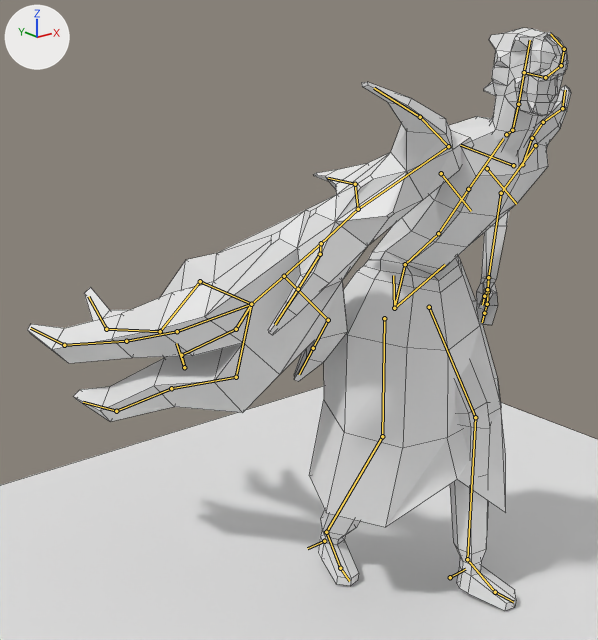
The Blender file salemstalker/Assets/3D/charatermodel/hollow.blend, before and after one commit.
Camera for both pictures: a 50 mm camera at (-1.74, -1.64, 1.63) aimed at (-0.23, 0.25, 0.88). The lights are fixed; the arrows at upper left show +X, +Y and +Z. Both versions are drawn at frame 52 of the action 'run-loop'; the numbers are the values there. The bones that bend it are drawn over the model as lines. Mesh edges are drawn as thin lines.
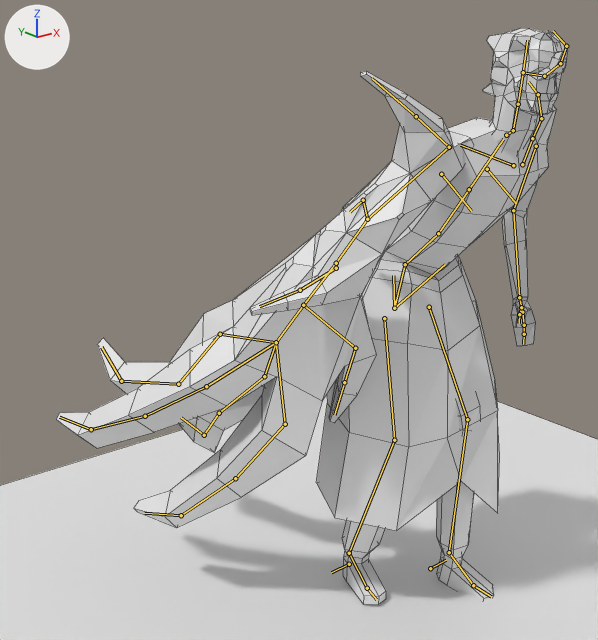
What differs and where, as boxes (x1, y1, x2, y2) in the pictures (598 x 640 px):
'Cube.002', posed (34% taller): before (27, 82, 549, 422); after (57, 71, 548, 528)
'Cube', posed (8% narrower): before (309, 86, 571, 611); after (316, 105, 556, 605)
'Cube.003', posed: before (484, 28, 568, 153); after (483, 28, 568, 154)
bone 'spine.005', root to tip: before (512, 130) to (518, 104); after (513, 130) to (518, 104)
bone 'spine.010', root to tip: before (561, 65) to (564, 49); after (560, 63) to (566, 46)
bone 'upper_arm.L', root to tip: before (535, 145) to (501, 193); after (536, 146) to (513, 210)
bone 'shoulder.L.001', root to tip: before (532, 138) to (543, 122); after (532, 138) to (541, 118)
bone 'shoulder.L.002', root to tip: before (543, 122) to (562, 108); after (541, 118) to (538, 94)
bone 'shoulder.L.003', root to tip: before (562, 108) to (565, 90); after (538, 94) to (528, 82)
bone 'upper_arm.R', root to tip: before (448, 146) to (358, 209); after (449, 147) to (367, 219)
bone 'forearm.R.001', root to tip: before (284, 276) to (251, 304); after (303, 305) to (276, 342)
bone 'forearm.R.002', root to tip: before (251, 304) to (236, 377); after (276, 342) to (285, 424)
bone 'forearm.R.004', root to tip: before (236, 377) to (171, 388); after (285, 424) to (235, 478)
bone 'forearm.R.005', root to tip: before (171, 388) to (116, 411); after (235, 478) to (181, 515)
bone 'forearm.R.007', root to tip: before (200, 281) to (160, 331); after (220, 334) to (178, 384)
bone 'forearm.R.010', root to tip: before (251, 304) to (177, 331); after (276, 342) to (206, 386)
bone 'forearm.R.011', root to tip: before (177, 331) to (126, 341); after (206, 386) to (145, 416)
bone 'forearm.R.012', root to tip: before (126, 341) to (64, 345); after (145, 416) to (91, 429)
bone 'forearm.R.015', root to tip: before (236, 329) to (181, 355); after (264, 376) to (219, 413)
bone 'forearm.R.016', root to tip: before (181, 355) to (184, 367); after (219, 413) to (204, 435)
bone 'forearm.R.020', root to tip: before (320, 254) to (298, 289); after (336, 268) to (300, 290)
bone 'forearm.R.021', root to tip: before (298, 289) to (275, 324); after (300, 290) to (259, 306)
bone 'upper_arm.R.003', root to tip: before (358, 209) to (355, 184); after (367, 219) to (363, 200)
bone 'upper_arm.R.004', root to tip: before (355, 184) to (328, 178); after (363, 200) to (350, 212)
bone 'upper_arm.R.001', root to tip: before (448, 146) to (420, 117); after (449, 147) to (416, 116)
bone 'upper_arm.R.002', root to tip: before (420, 117) to (374, 88); after (416, 116) to (372, 78)
bone 'thigh.L', root to tip: before (429, 307) to (475, 417); after (429, 307) to (467, 419)
bone 'thigh.R', root to tip: before (384, 318) to (382, 436); after (384, 318) to (394, 440)

What the commit changed:
Bone 'spine.005' (bone_spine_005) turns from (-29, 0, 0) to (-31, 0, 0) degrees about its own x, y and z.
Bone 'spine.010' (bone_spine_010) turns from (-10, 6, 14) to (-1, -1, 2) degrees about its own x, y and z.
Bone 'upper_arm.L' (bone_upper_arm_l) turns from (-11, 8, -4) to (3, 1, -4) degrees about its own x, y and z.
Bone 'shoulder.L.001' (bone_shoulder_l_001) turns from (0, 0, 0) to (-25, -13, 8) degrees about its own x, y and z.
Bone 'shoulder.L.002' (bone_shoulder_l_002) turns from (0, 0, 0) to (22, -6, 73) degrees about its own x, y and z.
Bone 'shoulder.L.003' (bone_shoulder_l_003) turns from (0, 0, 0) to (-42, -35, -1) degrees about its own x, y and z.
Bone 'upper_arm.R' (bone_upper_arm_r) turns from (3, -20, -22) to (11, -10, -23) degrees about its own x, y and z.
Bone 'forearm.R.001' (bone_forearm_r_001) turns from (0, 0, 0) to (-1, -4, 1) degrees about its own x, y and z.
Bone 'forearm.R.002' (bone_forearm_r_002) turns from (-14, -2, -3) to (-2, 0, -2) degrees about its own x, y and z.
Bone 'forearm.R.004' (bone_forearm_r_004) turns from (-10, 0, -4) to (-1, 3, -1) degrees about its own x, y and z.
Bone 'forearm.R.005' (bone_forearm_r_005) turns from (0, 0, 0) to (-19, -6, -4) degrees about its own x, y and z.
Bone 'forearm.R.007' (bone_forearm_r_007) turns from (0, 0, 0) to (-11, 0, -1) degrees about its own x, y and z.
Bone 'forearm.R.010' (bone_forearm_r_010) turns from (-4, 0, 9) to (1, -2, 4) degrees about its own x, y and z.
Bone 'forearm.R.011' (bone_forearm_r_011) turns from (-15, -4, -4) to (-13, -7, -9) degrees about its own x, y and z.
Bone 'forearm.R.012' (bone_forearm_r_012) turns from (0, 0, 0) to (-5, 7, 20) degrees about its own x, y and z.
Bone 'forearm.R.015' (bone_forearm_r_015) turns from (-9, 14, 15) to (-10, 19, 20) degrees about its own x, y and z.
Bone 'forearm.R.016' (bone_forearm_r_016) turns from (-8, 7, 34) to (-6, -11, 15) degrees about its own x, y and z.
Bone 'forearm.R.020' (bone_forearm_r_020) turns from (0, 0, 0) to (-37, 28, -32) degrees about its own x, y and z.
Bone 'forearm.R.021' (bone_forearm_r_021) turns from (0, 0, 0) to (30, 8, -24) degrees about its own x, y and z.
Bone 'upper_arm.R.003' (bone_upper_arm_r_003) turns from (0, 0, 0) to (1, -4, 2) degrees about its own x, y and z.
Bone 'upper_arm.R.004' (bone_upper_arm_r_004) turns from (0, 0, 0) to (9, 8, 24) degrees about its own x, y and z.
Bone 'upper_arm.R.001' (bone_upper_arm_r_001) turns from (61, -27, -30) to (52, -21, -23) degrees about its own x, y and z.
Bone 'upper_arm.R.002' (bone_upper_arm_r_002) turns from (0, 0, 0) to (2, 5, -14) degrees about its own x, y and z.
Bone 'thigh.L' (bone_thigh_l) turns from (-25, -1, 0) to (-20, -1, 0) degrees about its own x, y and z.
Bone 'thigh.R' (bone_thigh_r) turns from (2, 0, 0) to (-7, 0, 0) degrees about its own x, y and z.
